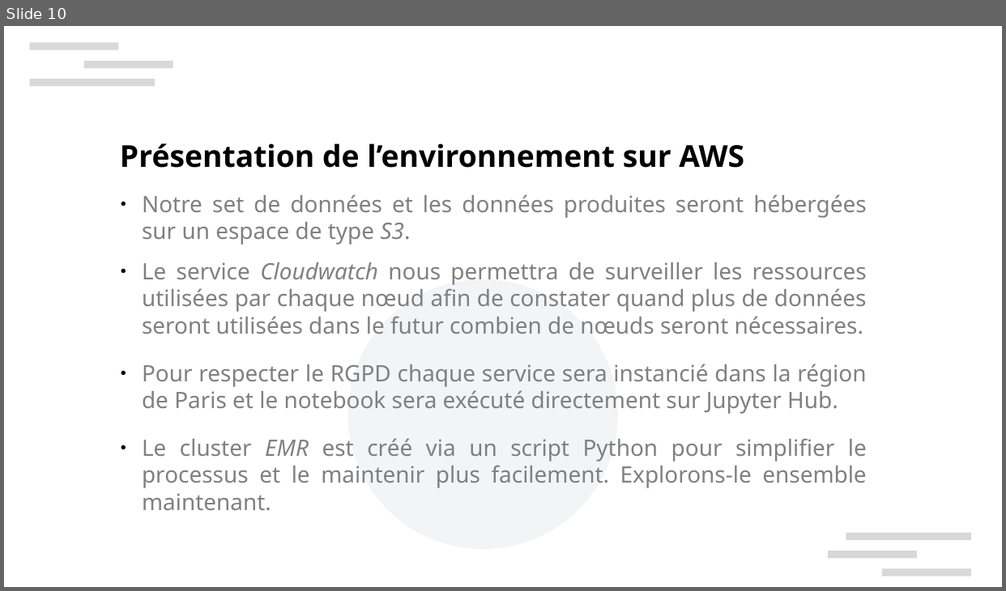
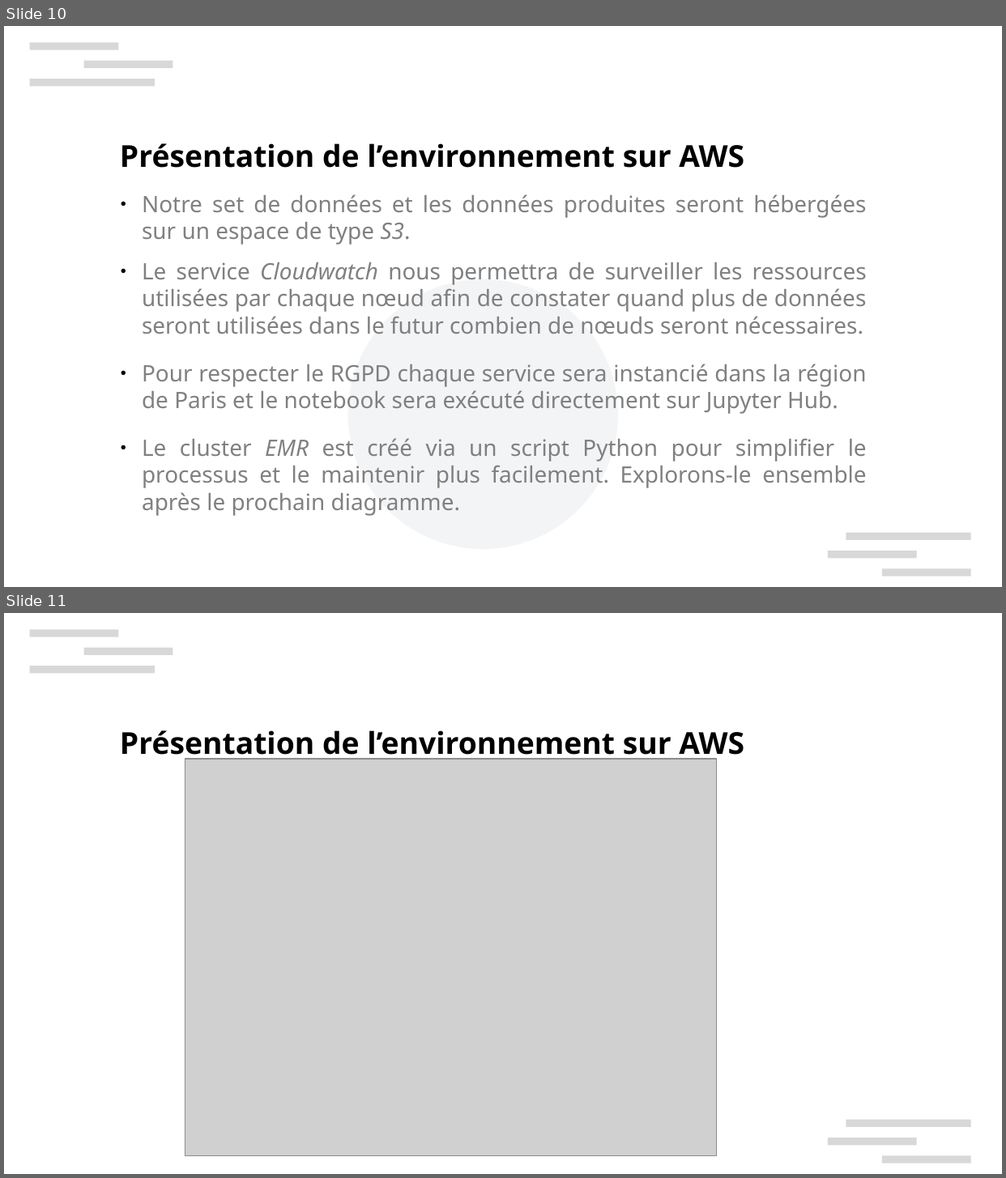
Before and after one commit to xbarrelet/ml-project-8, a slide deck: Barrelet_Xavier_2_presentation_102024.pptx. Shown one above the other, each under a label of ours: slide 10 before the commit, slides 10 and 11 after it. The pictures are 1006x591 and 1006x1178 pixels, drawn with LibreOffice and Linux fonts; fonts in the diff are those of the drawing; grey boxes stand for pictures; background and template pictures are left out. Boxes give left, top, right and bottom in pixels: in the first picture for what was removed or moved away, otherwise in the second. Text is boxed around its words. In the diff, an @@ line names an element or a change of style, - is before the commit and + after.

```diff
--- a/Barrelet_Xavier_2_presentation_102024.pptx
+++ b/Barrelet_Xavier_2_presentation_102024.pptx
@@ slide 11 added at (x1=4, y1=613, x2=1002, y2=1174), background #FFFFFF; not listed: 6 template elements that a slide beside it also shows @@
@@ text added at (x1=120, y1=730, x2=744, y2=763), 24 pt, text #000000, bold @@
+Présentation de l’environnement sur AWS
@@ picture added at (x1=185, y1=759, x2=718, y2=1157) @@
@@ slide 10 changed as well @@
@@ text at (x1=142, y1=438, x2=867, y2=516): text changed @@
-● Le cluster EMR est créé via un script Python pour simplifier le processus et le maintenir plus facilement. Explorons-le ensemble maintenant.
+● Le cluster EMR est créé via un script Python pour simplifier le processus et le maintenir plus facilement. Explorons-le ensemble après le prochain diagramme.
```
Also in this commit, not shown: 3 other slides changed, 6 other files.
